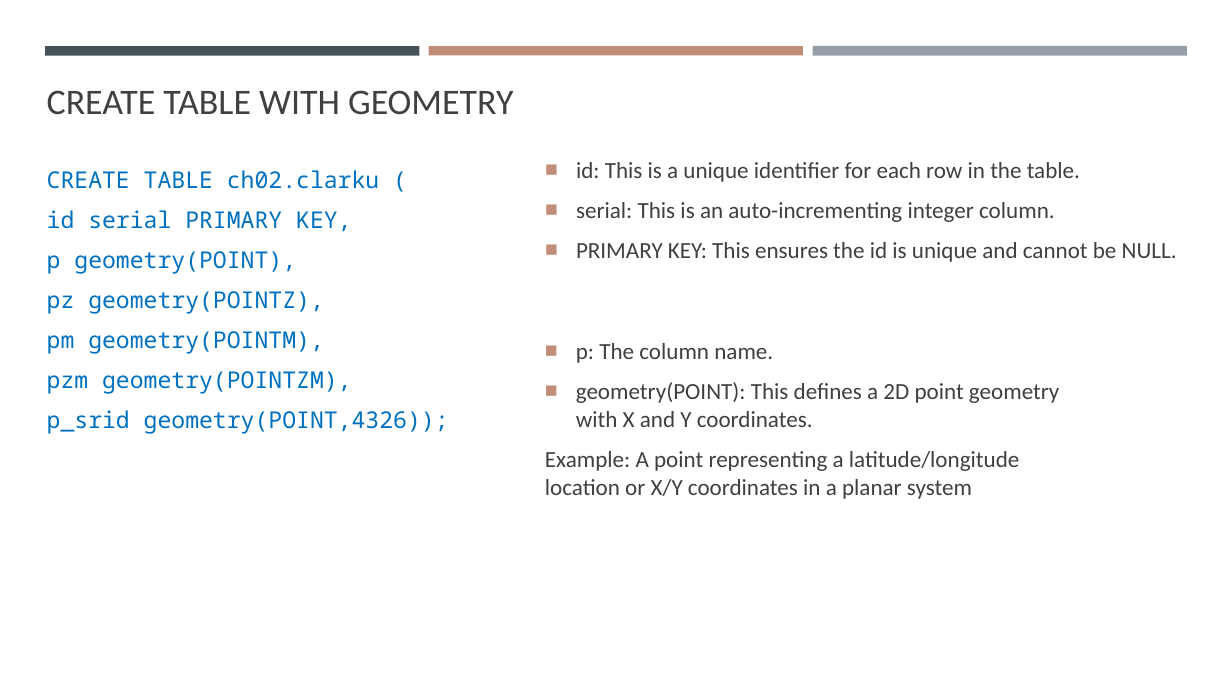
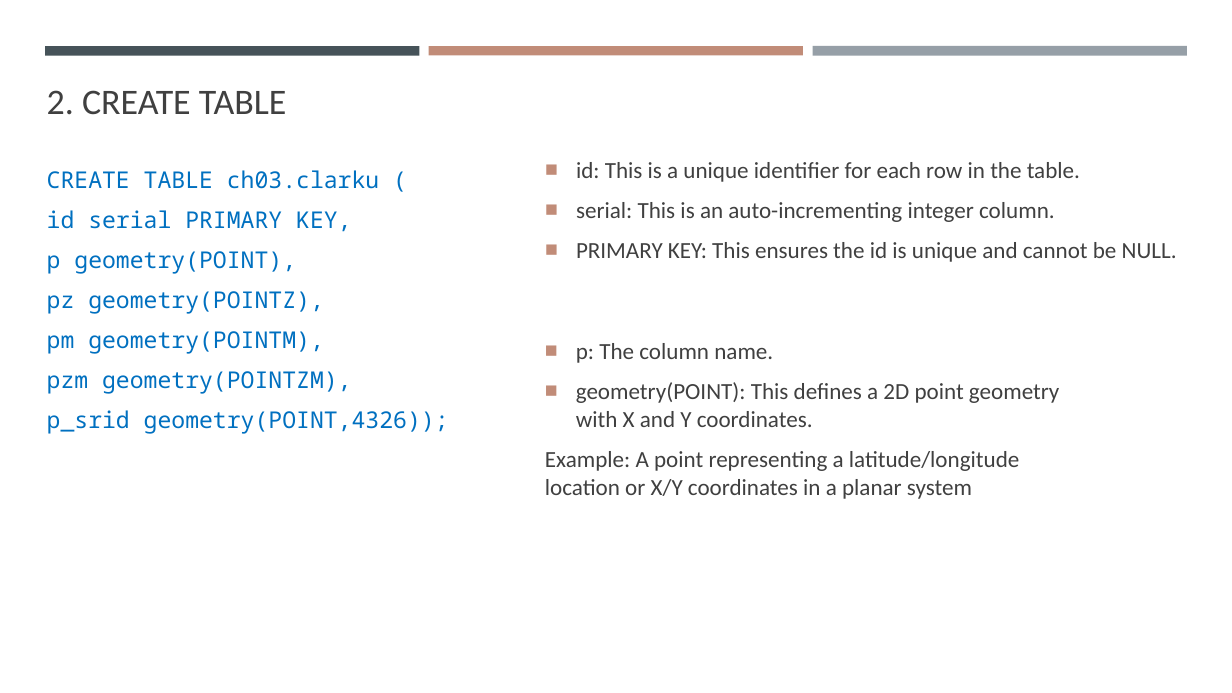
Before and after one commit to gisynw/ssj-376, a slide deck: slide 33 of docs/Lectures/Week03/Week03_SpatialData.pptx (slide 30 before the commit). Drawn at 1232x693 pixels with LibreOffice and Linux fonts; fonts in the diff are those of the drawing. Boxes give left, top, right and bottom in pixels: in the first picture for what was removed or moved away, otherwise in the second. Text is boxed around its words. In the diff, an @@ line names an element or a change of style, - is before the commit and + after.

```diff
--- a/docs/Lectures/Week03/Week03_SpatialData.pptx
+++ b/docs/Lectures/Week03/Week03_SpatialData.pptx
@@ text at (x1=47, y1=90, x2=287, y2=115): text changed @@
-CREATE TABLE WITH GEOMETRY
+2. CREATE TABLE
@@ text at (x1=47, y1=170, x2=379, y2=189): text changed @@
-CREATE TABLE ch02.clarku (
+CREATE TABLE ch03.clarku (
```
Also in this commit, not shown: 17 other slides changed, 17 slides added, 5 slides removed, 7 other files.
